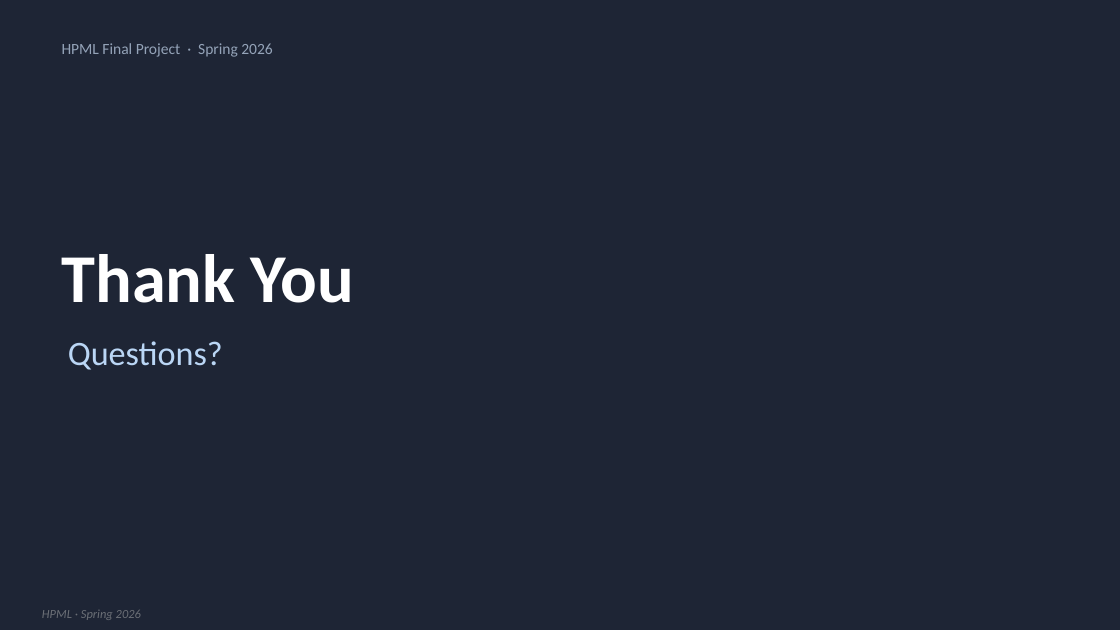
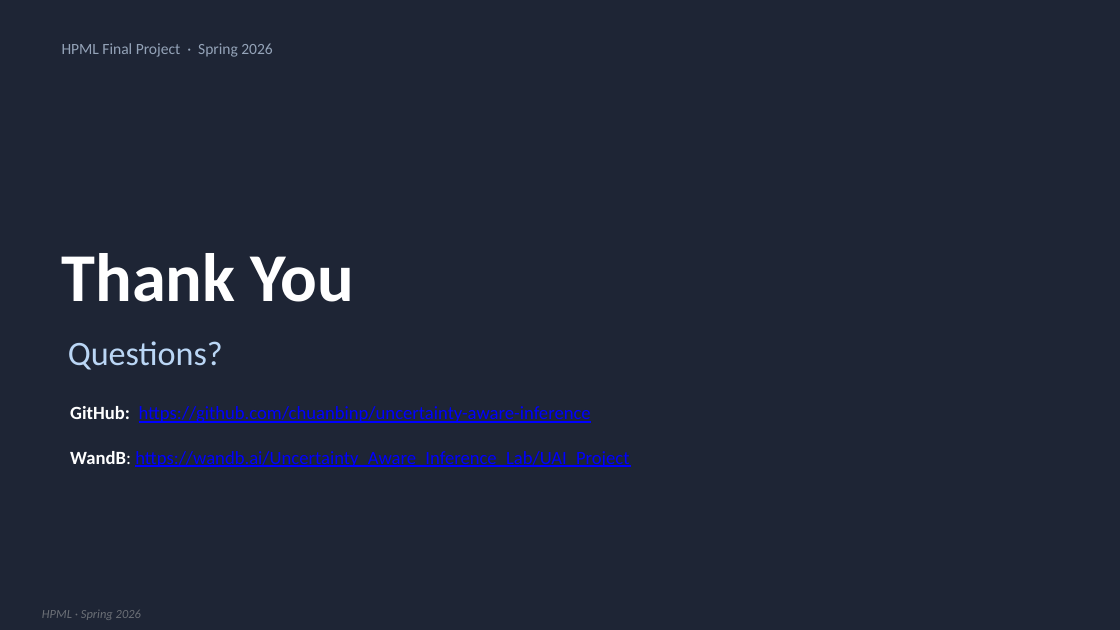
Before and after one commit to chuanbinp/uncertainty-aware-inference, a slide deck: slide 15 of TeamB/deliverables/Team29_Final_Presentation.pptx. Drawn at 1120x630 pixels with LibreOffice and Linux fonts; fonts in the diff are those of the drawing. Boxes give left, top, right and bottom in pixels: in the first picture for what was removed or moved away, otherwise in the second. Text is boxed around its words. In the diff, an @@ line names an element or a change of style, - is before the commit and + after.

```diff
--- a/TeamB/deliverables/Team29_Final_Presentation.pptx
+++ b/TeamB/deliverables/Team29_Final_Presentation.pptx
@@ text added at box(70, 406, 629, 467), 12 pt, text #0000FF, underline @@
+GitHub: https://github.com/chuanbinp/uncertainty-aware-inference
+WandB: https://wandb.ai/Uncertainty_Aware_Inference_Lab/UAI_Project
```
Also in this commit, not shown: 14 other slides changed, 1 other file.
